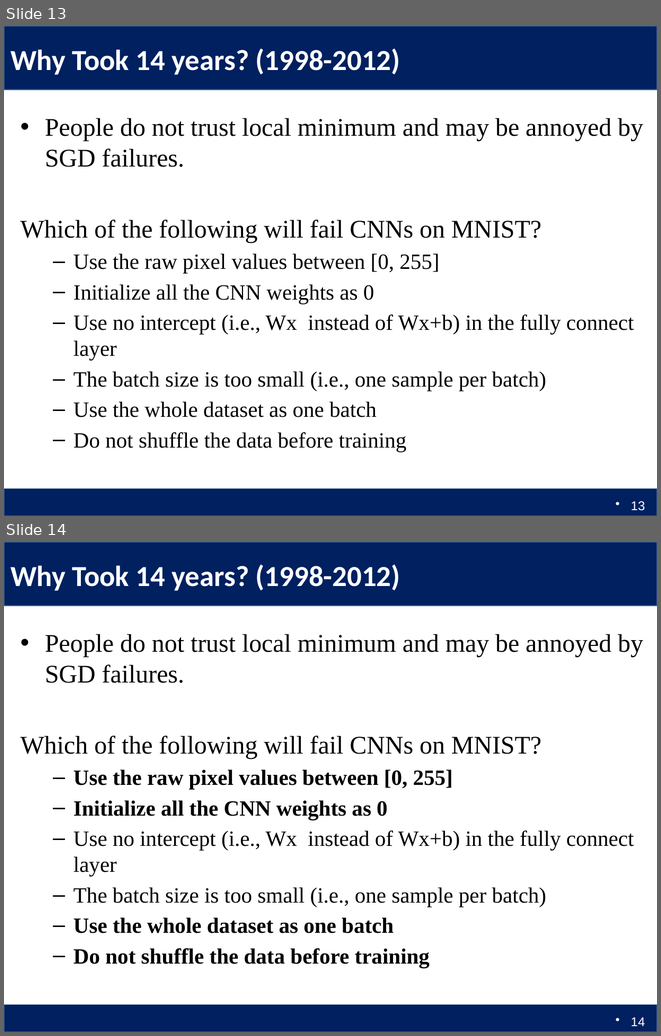
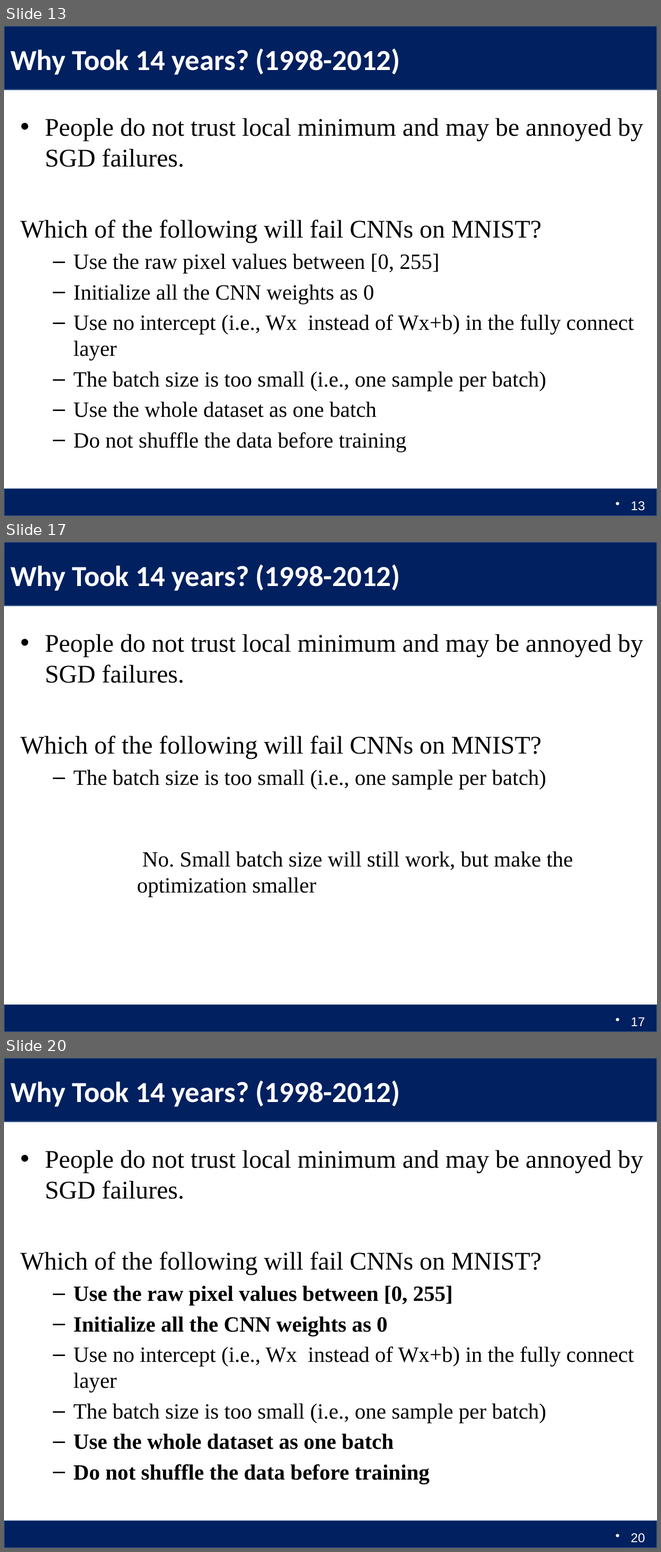
Before and after one commit to Columbia6894/Columbia6894.github.io, a slide deck: lecture/lecture5_llcao.pptx. Shown one above the other, each under a label of ours: slides 13 and 14 before the commit, slides 13, 17 and 20 after it; the slides between them are not shown. The pictures are 661x1036 and 661x1552 pixels, drawn with LibreOffice and Linux fonts; fonts in the diff are those of the drawing. Boxes give left, top, right and bottom in pixels: in the first picture for what was removed or moved away, otherwise in the second. Text is boxed around its words. In the diff, an @@ line names an element or a change of style, - is before the commit and + after.

```diff
--- a/lecture/lecture5_llcao.pptx
+++ b/lecture/lecture5_llcao.pptx
@@ slide 17 added at <box>4,542,657,1032</box>, background #FFFFFF; not listed: 2 template elements that a slide beside it also shows @@
@@ title added at <box>10,564,400,591</box>, 32 pt, text #FFFFFF, bold @@
+Why Took 14 years? (1998-2012)
@@ text added at <box>20,634,643,789</box>, 28 pt, text #000000 @@
+• People do not trust local minimum and may be annoyed by SGD failures.
+Which of the following will fail CNNs on MNIST?
+  – The batch size is too small (i.e., one sample per batch)
@@ text added at <box>137,851,573,897</box>, 24 pt, text #000000 @@
+No. Small batch size will still work, but make the optimization smaller
@@ page number added at <box>631,1017,645,1026</box>, 14 pt, text #FFFFFF @@
+17
@@ what was slide 14 is now slide 20 @@
@@ page number at <box>631,1533,645,1542</box>: text changed @@
-14
+20
```
Also in this commit, not shown: 2 slides changed, 6 other slides added, 2 other files.
